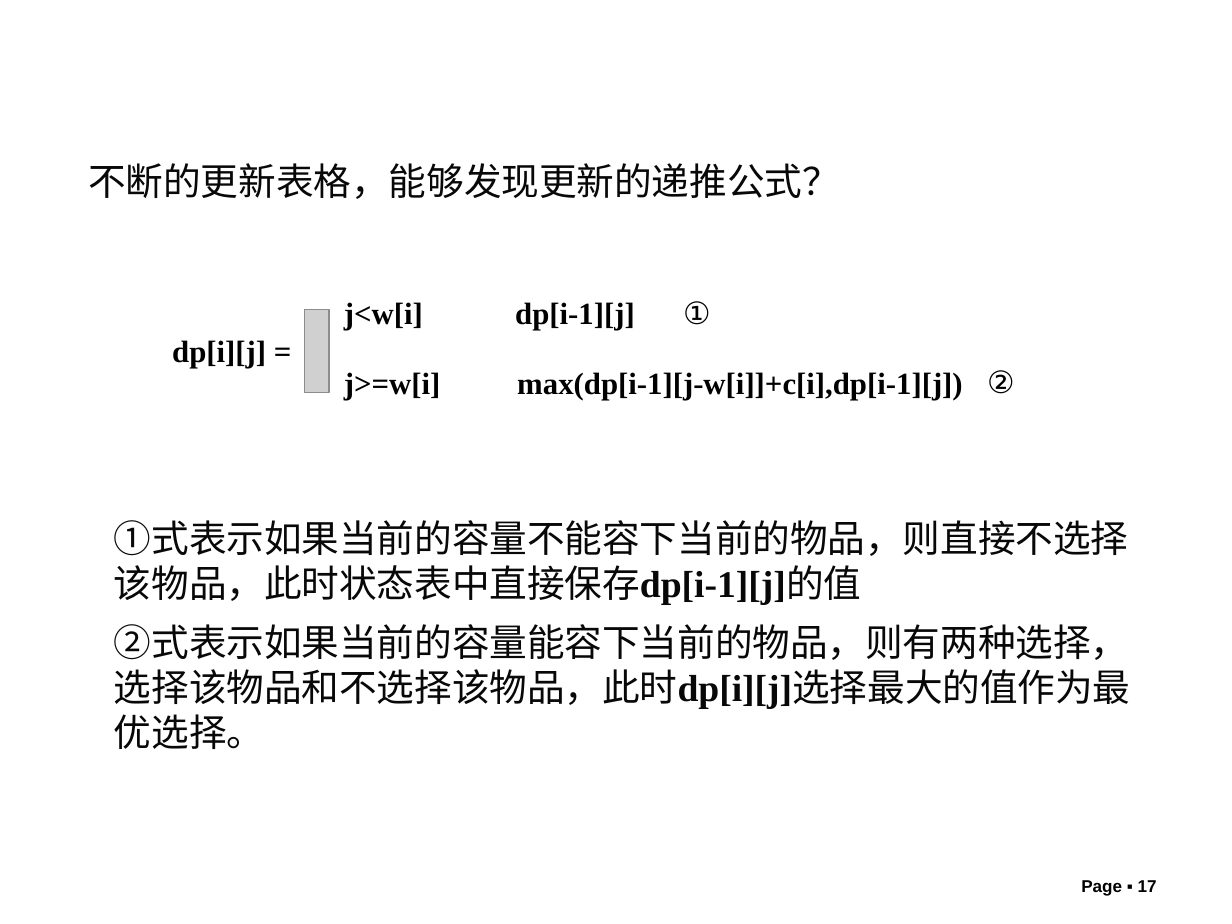
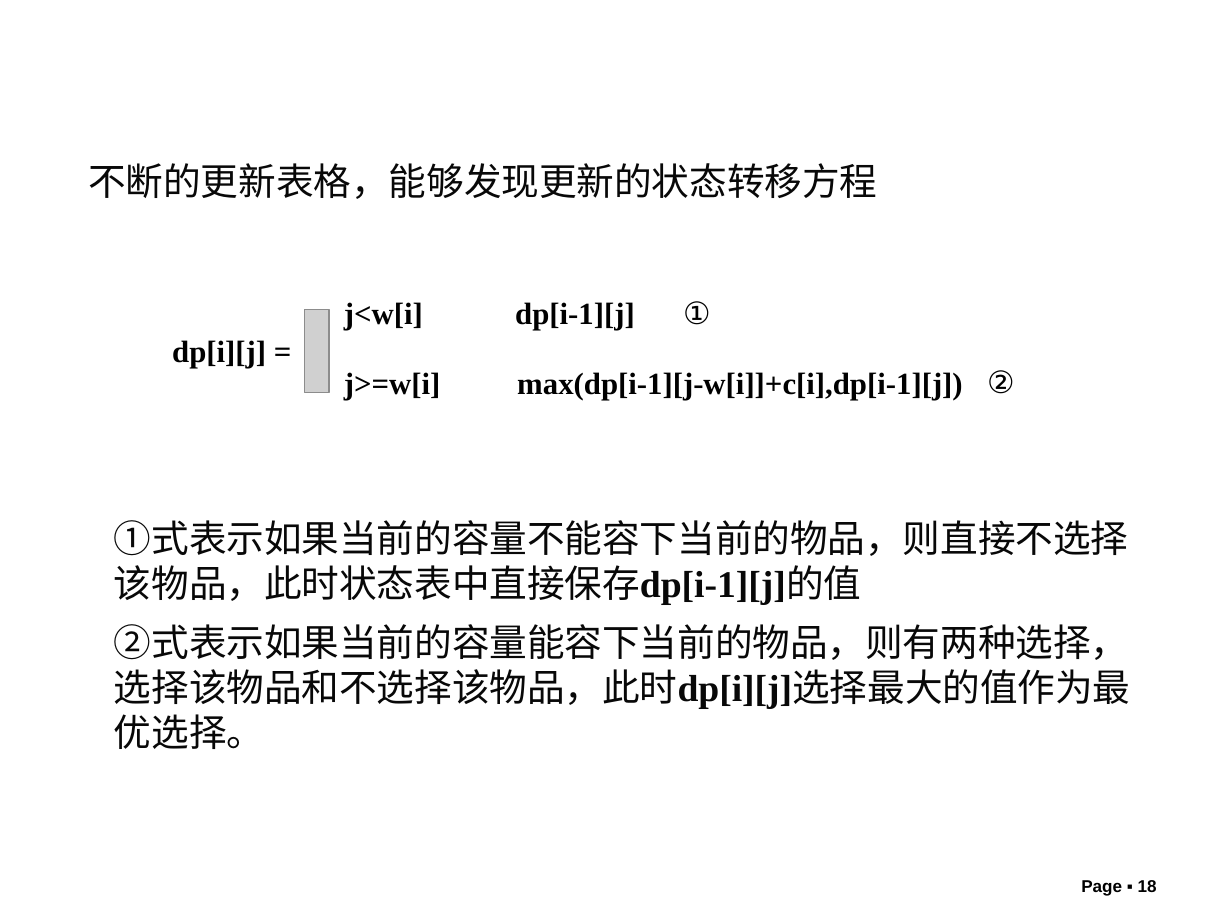
Before and after one commit to liutongling/DP, a slide deck: slide 18 of file/第5章 动态规划法.pptx (slide 17 before the commit). Drawn at 1232x924 pixels with LibreOffice and Linux fonts; fonts in the diff are those of the drawing; grey boxes stand for pictures; background and template pictures are left out. Boxes give left, top, right and bottom in pixels: in the first picture for what was removed or moved away, otherwise in the second. Text is boxed around its words. In the diff, an @@ line names an element or a change of style, - is before the commit and + after.

```diff
--- a/file/第5章 动态规划法.pptx
+++ b/file/第5章 动态规划法.pptx
@@ text at <box>88,163,877,199</box>: text changed @@
-不断的更新表格，能够发现更新的递推公式？
+不断的更新表格，能够发现更新的状态转移方程
@@ page number at <box>1081,880,1157,896</box>: text changed @@
-Page ▪ 17
+Page ▪ 18
```
Also in this commit, not shown: 5 other slides changed, 5 slides added, 4 slides removed.
